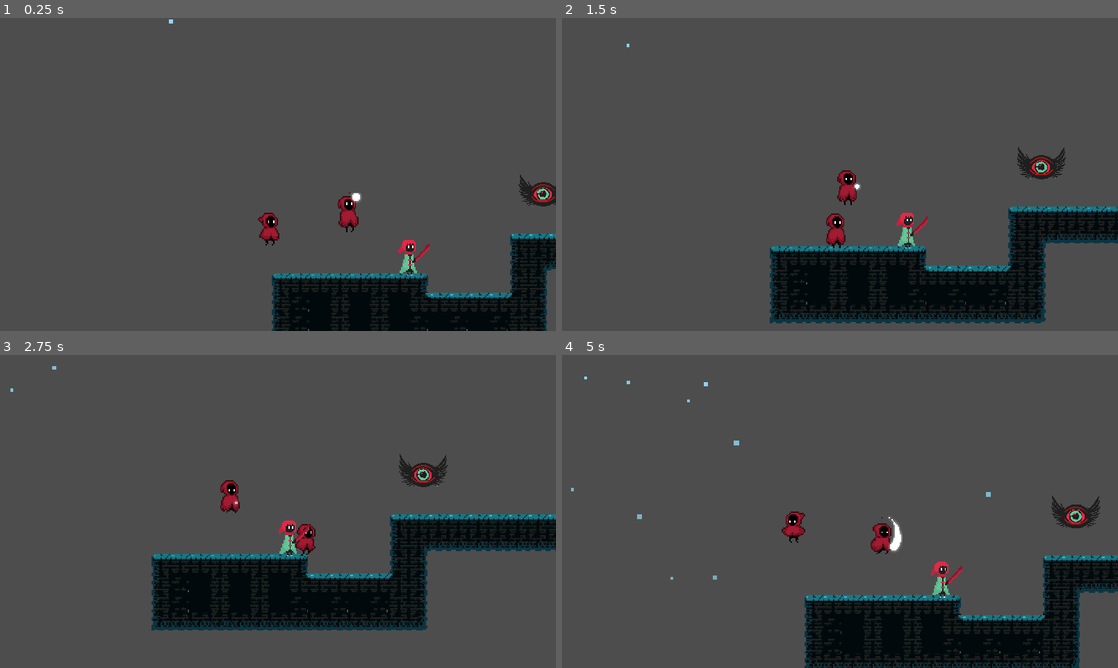
Above: before the commit, frames 1-4 (two rows, left to right).
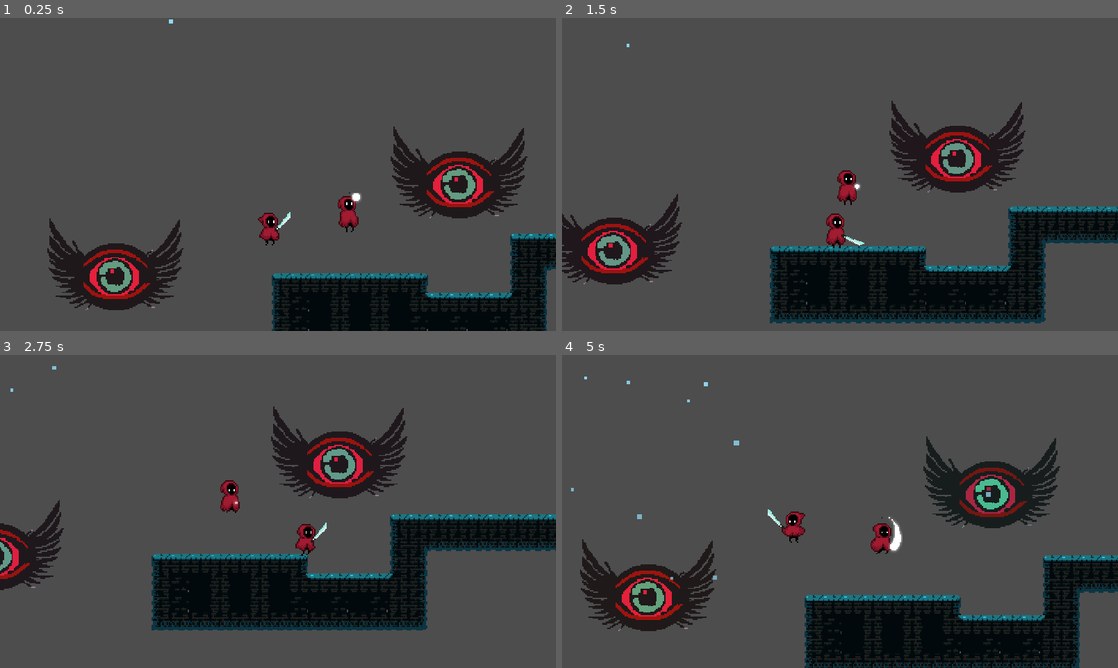
Above: after the commit, the same moments.

Repository: Driannn/AcerolaJam0
Game: Godot game, scene res://Scenes/Main scene/main_scene.tscn
The game is run twice, just before and just after one commit, with the same random seed, the same clock (stepped at 60 frames per second) and the same inputs.
Inputs (mouse positions are in pixels of both pictures, inside the frame that each line leads up to):
- Up to frame 1 (0.25 s): no input
- Up to frame 2 (1.5 s): tap Enter (ui_accept) at 0.5 s; move the mouse to (962, 158) at 0.52 s; hold D (move_right) 0.53-1.28 s; tap Z (attack, bound only after the commit) at 0.6, 1.35 s; click (962, 158) at 0.67 s; tap Space (jump) at 0.77 s; move the mouse to (728, 190) at 1.27 s; hold S from 1.28 s (still down); click (728, 190) at 1.42 s
- Up to frame 3 (2.75 s): tap Space (jump) at 1.52 s; move the mouse to (333, 442) at 2.02 s; release S at 2.03 s; hold D (move_right) from 2.03 s (still down); hold F from 2.03 s (still down); click (333, 442) at 2.17 s; tap Z (attack, bound only after the commit) at 2.3 s
- Up to frame 4 (5 s): move the mouse to (812, 574) at 2.77 s; release D (move_right) at 2.78 s; release F at 2.78 s; hold W 2.78-3.53 s; tap Z (attack, bound only after the commit) at 2.85, 3.6, 4.55 s; click (812, 574) at 2.92 s; tap Space (jump) at 3.02, 3.77, 4.52 s; move the mouse to (1006, 558) at 3.52 s; hold A (move_left) from 3.53 s (still down); click (1006, 558) at 3.67 s; move the mouse to (673, 464) at 4.27 s; tap F at 4.35 s; click (673, 464) at 4.42 s

The runs differ from the first frame. In frame 1, 8.6% of the frame differs, in the area x 8-100%, y 34-94%; in frame 2, 8.4%; in frame 3, 6.5%; in frame 4, 8.7%, in the area x 3-97%, y 26-89%.

Commit message:
basic melee attack and enemy feedback

Diff:
--- a/Assets/Scripts/MyHurtBox.gd
+++ b/Assets/Scripts/MyHurtBox.gd
@@ -17,3 +17,7 @@
 func _on_area_entered(hitbox: MyHitBox) -> void:
 	if hitbox == null:
 		return
+
+	#Owner here is enemy node
+	if owner.has_method("take_damage"):
+		owner.take_damage(hitbox.damage)
--- /dev/null
+++ b/Scenes/Entities/eye_enemy.gd
@@ -0,0 +1,8 @@
+extends Node2D
+
+@onready var ap := %AnimationPlayer
+
+func take_damage(amount: int) -> void:
+	ap.play("take_damage")
+	ap.queue("idle")
+	print ("Damage ", amount)
--- /dev/null
+++ b/Scenes/Entities/eye_enemy.tscn
@@ -0,0 +1,109 @@
+[gd_scene load_steps=9 format=3 uid="uid://cldxd32efc4gh"]
+
+[ext_resource type="Script" path="res://Scenes/Entities/eye_enemy.gd" id="1_2ixle"]
+[ext_resource type="Texture2D" uid="uid://y5nofrxknf74" path="res://Assets/Character/Eye try 2 test.png" id="1_7xmje"]
+[ext_resource type="Script" path="res://Assets/Scripts/MyHurtBox.gd" id="2_83kp3"]
+
+[sub_resource type="CircleShape2D" id="CircleShape2D_p13l0"]
+radius = 41.0488
+
+[sub_resource type="Animation" id="Animation_1dyb3"]
+resource_name = "idle"
+length = 1.2
+loop_mode = 1
+tracks/0/type = "value"
+tracks/0/imported = false
+tracks/0/enabled = true
+tracks/0/path = NodePath("Sprite2D:position")
+tracks/0/interp = 1
+tracks/0/loop_wrap = true
+tracks/0/keys = {
+"times": PackedFloat32Array(0, 0.3, 0.9),
+"transitions": PackedFloat32Array(1, 0.615572, 1.31951),
+"update": 0,
+"values": [Vector2(-1, 4), Vector2(-1, 10), Vector2(-1, -2)]
+}
+tracks/1/type = "value"
+tracks/1/imported = false
+tracks/1/enabled = true
+tracks/1/path = NodePath("Sprite2D:self_modulate")
+tracks/1/interp = 1
+tracks/1/loop_wrap = true
+tracks/1/keys = {
+"times": PackedFloat32Array(0, 0.3, 0.6, 0.9),
+"transitions": PackedFloat32Array(1, 1, 1, 1),
+"update": 0,
+"values": [Color(1, 0.941176, 0.701961, 1), Color(1, 0.760784, 0.878431, 1), Color(0.827451, 0.878431, 1, 1), Color(0.670588, 1, 0.905882, 1)]
+}
+
+[sub_resource type="Animation" id="Animation_y1ou2"]
+length = 0.001
+tracks/0/type = "value"
+tracks/0/imported = false
+tracks/0/enabled = true
+tracks/0/path = NodePath("Sprite2D:position")
+tracks/0/interp = 1
+tracks/0/loop_wrap = true
+tracks/0/keys = {
+"times": PackedFloat32Array(0),
+"transitions": PackedFloat32Array(1),
+"update": 0,
+"values": [Vector2(-1, 4)]
+}
+tracks/1/type = "value"
+tracks/1/imported = false
+tracks/1/enabled = true
+tracks/1/path = NodePath("Sprite2D:self_modulate")
+tracks/1/interp = 1
+tracks/1/loop_wrap = true
+tracks/1/keys = {
+"times": PackedFloat32Array(0),
+"transitions": PackedFloat32Array(1),
+"update": 0,
+"values": [Color(1, 1, 1, 1)]
+}
+
+[sub_resource type="Animation" id="Animation_ah2uu"]
+resource_name = "take_damage"
+length = 0.1
+tracks/0/type = "value"
+tracks/0/imported = false
+tracks/0/enabled = true
+tracks/0/path = NodePath("Sprite2D:self_modulate")
+tracks/0/interp = 1
+tracks/0/loop_wrap = true
+tracks/0/keys = {
+"times": PackedFloat32Array(0),
+"transitions": PackedFloat32Array(1),
+"update": 0,
+"values": [Color(1, 0.0823529, 0.0823529, 1)]
+}
+
+[sub_resource type="AnimationLibrary" id="AnimationLibrary_blspn"]
+_data = {
+"RESET": SubResource("Animation_y1ou2"),
+"idle": SubResource("Animation_1dyb3"),
+"take_damage": SubResource("Animation_ah2uu")
+}
+
+[node name="EyeEnemy" type="Node2D"]
+script = ExtResource("1_2ixle")
+
+[node name="Sprite2D" type="Sprite2D" parent="."]
+position = Vector2(-1, 4)
+rotation = 6.28319
+texture = ExtResource("1_7xmje")
+
+[node name="MyHurtBox" type="Area2D" parent="Sprite2D"]
+script = ExtResource("2_83kp3")
+
+[node name="CollisionShape2D" type="CollisionShape2D" parent="Sprite2D/MyHurtBox"]
+position = Vector2(1, -4)
+shape = SubResource("CircleShape2D_p13l0")
+
+[node name="AnimationPlayer" type="AnimationPlayer" parent="."]
+unique_name_in_owner = true
+libraries = {
+"": SubResource("AnimationLibrary_blspn")
+}
+autoplay = "idle"
--- /dev/null
+++ b/Scenes/Items/weapon_sword.gd
@@ -0,0 +1,9 @@
+extends Node2D
+
+@onready var ap := %AnimationPlayer
+
+@warning_ignore("unused_parameter")
+func _process(delta):
+	if Input.is_action_just_pressed("attack"):
+		ap.play("slash")
+		ap.queue("idle")
--- a/Scenes/Items/weapon_sword.tscn
+++ b/Scenes/Items/weapon_sword.tscn
@@ -1,12 +1,114 @@
-[gd_scene load_steps=2 format=3 uid="uid://3rebuh30qoem"]
+[gd_scene load_steps=9 format=3 uid="uid://3rebuh30qoem"]
 
+[ext_resource type="Script" path="res://Scenes/Items/weapon_sword.gd" id="1_ex3v8"]
 [ext_resource type="Texture2D" uid="uid://bq3d5hoyv63xt" path="res://Assets/Items/Sword_01.png" id="1_p2esc"]
+[ext_resource type="Script" path="res://Assets/Scripts/MyHitBox.gd" id="2_065w3"]
+
+[sub_resource type="CapsuleShape2D" id="CapsuleShape2D_ydxh1"]
+radius = 3.47112
+height = 28.4177
+
+[sub_resource type="Animation" id="Animation_qf01p"]
+resource_name = "slash"
+length = 0.2
+tracks/0/type = "value"
+tracks/0/imported = false
+tracks/0/enabled = true
+tracks/0/path = NodePath("Node2D:rotation")
+tracks/0/interp = 1
+tracks/0/loop_wrap = true
+tracks/0/keys = {
+"times": PackedFloat32Array(0, 0.2),
+"transitions": PackedFloat32Array(1, 1.51572),
+"update": 0,
+"values": [-0.502655, 2.47837]
+}
+tracks/1/type = "value"
+tracks/1/imported = false
+tracks/1/enabled = true
+tracks/1/path = NodePath("Node2D/Sprite2D/MyHitBox/CollisionShape2D:disabled")
+tracks/1/interp = 1
+tracks/1/loop_wrap = true
+tracks/1/keys = {
+"times": PackedFloat32Array(0, 0.2),
+"transitions": PackedFloat32Array(1, 1),
+"update": 1,
+"values": [false, true]
+}
+
+[sub_resource type="Animation" id="Animation_4qfoc"]
+length = 0.001
+tracks/0/type = "value"
+tracks/0/imported = false
+tracks/0/enabled = true
+tracks/0/path = NodePath("Node2D:rotation")
+tracks/0/interp = 1
+tracks/0/loop_wrap = true
+tracks/0/keys = {
+"times": PackedFloat32Array(0),
+"transitions": PackedFloat32Array(1),
+"update": 0,
+"values": [0.0]
+}
+tracks/1/type = "value"
+tracks/1/imported = false
+tracks/1/enabled = true
+tracks/1/path = NodePath("Node2D/Sprite2D/MyHitBox/CollisionShape2D:disabled")
+tracks/1/interp = 1
+tracks/1/loop_wrap = true
+tracks/1/keys = {
+"times": PackedFloat32Array(0),
+"transitions": PackedFloat32Array(1),
+"update": 1,
+"values": [true]
+}
+
+[sub_resource type="Animation" id="Animation_dtlxl"]
+resource_name = "idle"
+length = 2.0
+loop_mode = 1
+tracks/0/type = "value"
+tracks/0/imported = false
+tracks/0/enabled = true
+tracks/0/path = NodePath("Node2D:rotation")
+tracks/0/interp = 1
+tracks/0/loop_wrap = true
+tracks/0/keys = {
+"times": PackedFloat32Array(0, 0.5, 1, 1.5),
+"transitions": PackedFloat32Array(1, 1, 1, 1),
+"update": 0,
+"values": [0.0, 0.0174533, 0.0, -0.0174533]
+}
+
+[sub_resource type="AnimationLibrary" id="AnimationLibrary_cgnky"]
+_data = {
+"RESET": SubResource("Animation_4qfoc"),
+"idle": SubResource("Animation_dtlxl"),
+"slash": SubResource("Animation_qf01p")
+}
 
 [node name="WeaponSword" type="Node2D"]
+script = ExtResource("1_ex3v8")
 
-[node name="Sprite2D" type="Sprite2D" parent="."]
+[node name="Node2D" type="Node2D" parent="."]
+position = Vector2(5, 8)
+
+[node name="Sprite2D" type="Sprite2D" parent="Node2D"]
+position = Vector2(7, -8)
 texture = ExtResource("1_p2esc")
 
+[node name="MyHitBox" type="Area2D" parent="Node2D/Sprite2D"]
+script = ExtResource("2_065w3")
+
+[node name="CollisionShape2D" type="CollisionShape2D" parent="Node2D/Sprite2D/MyHitBox"]
+position = Vector2(1, -1)
+rotation = 0.708861
+shape = SubResource("CapsuleShape2D_ydxh1")
+disabled = true
+
 [node name="AnimationPlayer" type="AnimationPlayer" parent="."]
-
-[node name="Area2D" type="Area2D" parent="."]
+unique_name_in_owner = true
+libraries = {
+"": SubResource("AnimationLibrary_cgnky")
+}
+autoplay = "idle"
--- a/Scenes/Main scene/main_scene.tscn
+++ b/Scenes/Main scene/main_scene.tscn
@@ -7,6 +7,7 @@
 [ext_resource type="Texture2D" uid="uid://b3d8d1w08yvxi" path="res://Assets/Character/Characters test.png" id="4_h0wd8"]
 [ext_resource type="Script" path="res://addons/phantom_camera/scripts/phantom_camera/phantom_camera_2D.gd" id="5_d018c"]
 [ext_resource type="Texture2D" uid="uid://y5nofrxknf74" path="res://Assets/Character/Eye try 2 test.png" id="5_v7brh"]
+[ext_resource type="PackedScene" uid="uid://cldxd32efc4gh" path="res://Scenes/Entities/eye_enemy.tscn" id="7_rwyoi"]
 [ext_resource type="Texture2D" uid="uid://dlosi3wh3jsx3" path="res://Assets/Items/Sword_02.png" id="8_hmrcu"]
 
 [node name="MainScene" type="Node2D"]
@@ -25,19 +26,36 @@
 [node name="MyPlayer" parent="EntityContainer" instance=ExtResource("3_8oym4")]
 position = Vector2(96, 160)
 
-[node name="Sprite2D" type="Sprite2D" parent="EntityContainer"]
+[node name="SKETCHING UP" type="Sprite2D" parent="EntityContainer"]
+visible = false
 position = Vector2(208, 195)
 texture = ExtResource("4_h0wd8")
 
-[node name="Sprite2D" type="Sprite2D" parent="EntityContainer/Sprite2D"]
+[node name="Sprite2D" type="Sprite2D" parent="EntityContainer/SKETCHING UP"]
 position = Vector2(107, -48)
 scale = Vector2(0.359999, 0.359999)
 texture = ExtResource("5_v7brh")
 
-[node name="Sprite2D2" type="Sprite2D" parent="EntityContainer/Sprite2D"]
+[node name="Sprite2D2" type="Sprite2D" parent="EntityContainer/SKETCHING UP"]
 position = Vector2(450, -71)
 scale = Vector2(0.359999, 0.359999)
 texture = ExtResource("5_v7brh")
+
+[node name="Sword02" type="Sprite2D" parent="EntityContainer/SKETCHING UP"]
+position = Vector2(9, -2)
+texture = ExtResource("8_hmrcu")
+
+[node name="EyeEnemy" parent="EntityContainer" instance=ExtResource("7_rwyoi")]
+position = Vector2(680, 152)
+
+[node name="EyeEnemy2" parent="EntityContainer" instance=ExtResource("7_rwyoi")]
+position = Vector2(832, 157)
+
+[node name="EyeEnemy3" parent="EntityContainer" instance=ExtResource("7_rwyoi")]
+position = Vector2(247, 133)
+
+[node name="EyeEnemy4" parent="EntityContainer" instance=ExtResource("7_rwyoi")]
+position = Vector2(-30, 207)
 
 [node name="Cameras" type="Node2D" parent="."]
 
@@ -96,7 +114,3 @@
 tween_parameters = null
 tween_on_load = true
 inactive_update_mode = 0
-
-[node name="Sword02" type="Sprite2D" parent="."]
-position = Vector2(217, 193)
-texture = ExtResource("8_hmrcu")
--- a/Scenes/Player/my_player.gd
+++ b/Scenes/Player/my_player.gd
@@ -25,6 +25,8 @@
 @onready var ap = %AnimationPlayer
 ##Reference to the Sprite2D player node
 @onready var sprite = %Sprite2D
+##Reference to the sword node
+@onready var sword = %WeaponSword
 #endregion
 
 #region normal variables
@@ -70,6 +72,13 @@
 	if horizontal_direction != 0:
 		#flip the sprite if the direction is left and go back to normal if direction is right
 		sprite.flip_h = horizontal_direction == -1
+		flip_sword()
+
+func flip_sword():
+	if sprite.flip_h:
+		sword.scale.x = -1
+	else:
+		sword.scale.x = 1
 
 ##Apply force to the Y velocity if the player is not on the floor
 func apply_gravity(delta : float) -> void:
--- a/Scenes/Player/my_player.tscn
+++ b/Scenes/Player/my_player.tscn
@@ -1,8 +1,9 @@
-[gd_scene load_steps=11 format=3 uid="uid://bubsfc3tvkdsb"]
+[gd_scene load_steps=12 format=3 uid="uid://bubsfc3tvkdsb"]
 
 [ext_resource type="Texture2D" uid="uid://clh5e1uwbbtv0" path="res://Assets/Character/AnimationSheet_Character_byPenzilla.png" id="1_8w7mu"]
 [ext_resource type="Script" path="res://Scenes/Player/my_player.gd" id="1_ggs3h"]
 [ext_resource type="Script" path="res://addons/phantom_camera/scripts/phantom_camera_host/phantom_camera_host.gd" id="3_a8wne"]
+[ext_resource type="PackedScene" uid="uid://3rebuh30qoem" path="res://Scenes/Items/weapon_sword.tscn" id="4_kf80v"]
 
 [sub_resource type="CapsuleShape2D" id="CapsuleShape2D_flhek"]
 radius = 5.0
@@ -141,3 +142,7 @@
 "": SubResource("AnimationLibrary_pgd4j")
 }
 autoplay = "idle"
+
+[node name="WeaponSword" parent="." instance=ExtResource("4_kf80v")]
+unique_name_in_owner = true
+position = Vector2(-2, -19)
--- a/project.godot
+++ b/project.godot
@@ -83,6 +83,12 @@
 , Object(InputEventKey,"resource_local_to_scene":false,"resource_name":"","device":-1,"window_id":0,"alt_pressed":false,"shift_pressed":false,"ctrl_pressed":false,"meta_pressed":false,"pressed":false,"keycode":0,"physical_keycode":4194320,"key_label":0,"unicode":0,"echo":false,"script":null)
 ]
 }
+attack={
+"deadzone": 0.5,
+"events": [Object(InputEventKey,"resource_local_to_scene":false,"resource_name":"","device":-1,"window_id":0,"alt_pressed":false,"shift_pressed":false,"ctrl_pressed":false,"meta_pressed":false,"pressed":false,"keycode":0,"physical_keycode":90,"key_label":0,"unicode":122,"echo":false,"script":null)
+, Object(InputEventMouseButton,"resource_local_to_scene":false,"resource_name":"","device":-1,"window_id":0,"alt_pressed":false,"shift_pressed":false,"ctrl_pressed":false,"meta_pressed":false,"button_mask":0,"position":Vector2(0, 0),"global_position":Vector2(0, 0),"factor":1.0,"button_index":1,"canceled":false,"pressed":false,"double_click":false,"script":null)
+]
+}
 
 [layer_names]
 
--- /dev/null
+++ b/testing/Area2D.gd
@@ -0,0 +1,15 @@
+extends Area2D
+
+signal my_custom_signal
+var count := 0
+
+func _ready():
+	connect("mouse_entered", read_mouse_pos)
+
+
+func read_mouse_pos() -> void:
+	var mouse_pos = get_local_mouse_position()
+	print("mouse entered", mouse_pos)
+	count += 1
+	if count >= 3:
+		emit_signal("my_custom_signal")
--- /dev/null
+++ b/testing/signals_test.gd
@@ -0,0 +1,9 @@
+extends Node2D
+
+
+# Called when the node enters the scene tree for the first time.
+func _ready():
+	$Area2D.connect("my_custom_signal", func_name)
+
+func func_name():
+	print("3")
--- /dev/null
+++ b/testing/signals_test.tscn
@@ -0,0 +1,17 @@
+[gd_scene load_steps=4 format=3 uid="uid://cgxr6m2pi00e2"]
+
+[ext_resource type="Script" path="res://testing/signals_test.gd" id="1_3ntki"]
+[ext_resource type="Script" path="res://testing/Area2D.gd" id="2_7i4wf"]
+
+[sub_resource type="CircleShape2D" id="CircleShape2D_mpr2n"]
+radius = 79.9062
+
+[node name="SignalsTest" type="Node2D"]
+script = ExtResource("1_3ntki")
+
+[node name="Area2D" type="Area2D" parent="."]
+script = ExtResource("2_7i4wf")
+
+[node name="CollisionShape2D" type="CollisionShape2D" parent="Area2D"]
+position = Vector2(217, 127)
+shape = SubResource("CircleShape2D_mpr2n")
--- /dev/null
+++ b/testing/world.gd
@@ -0,0 +1,10 @@
+extends Node2D
+
+
+# Called when the node enters the scene tree for the first time.
+func _ready():
+	$Area2D.connect("Ugauga", asdfa)
+
+
+func asdfa():
+	get_tree().quit()
Not shown: 1 places in Scenes/Main scene/main_scene.tscn that only renumber resources
